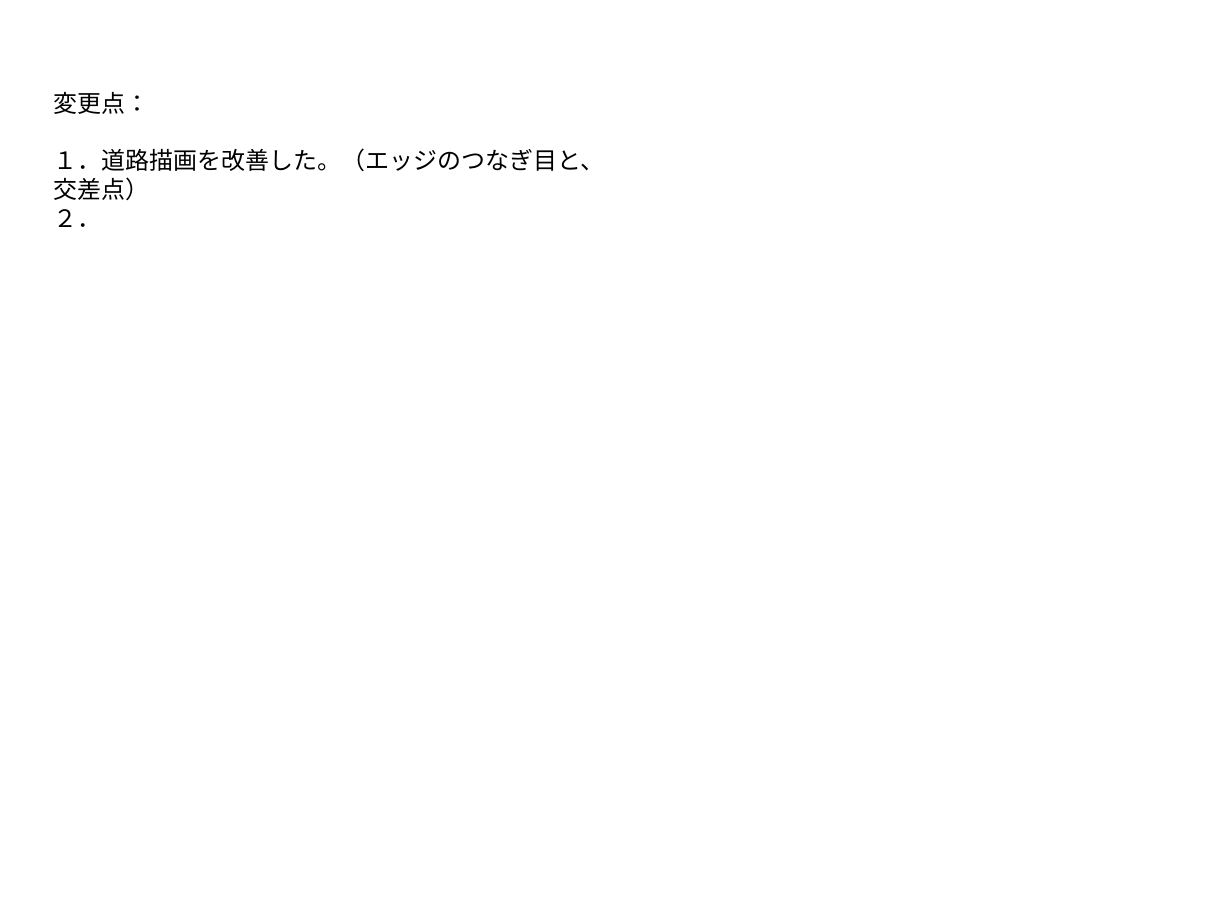
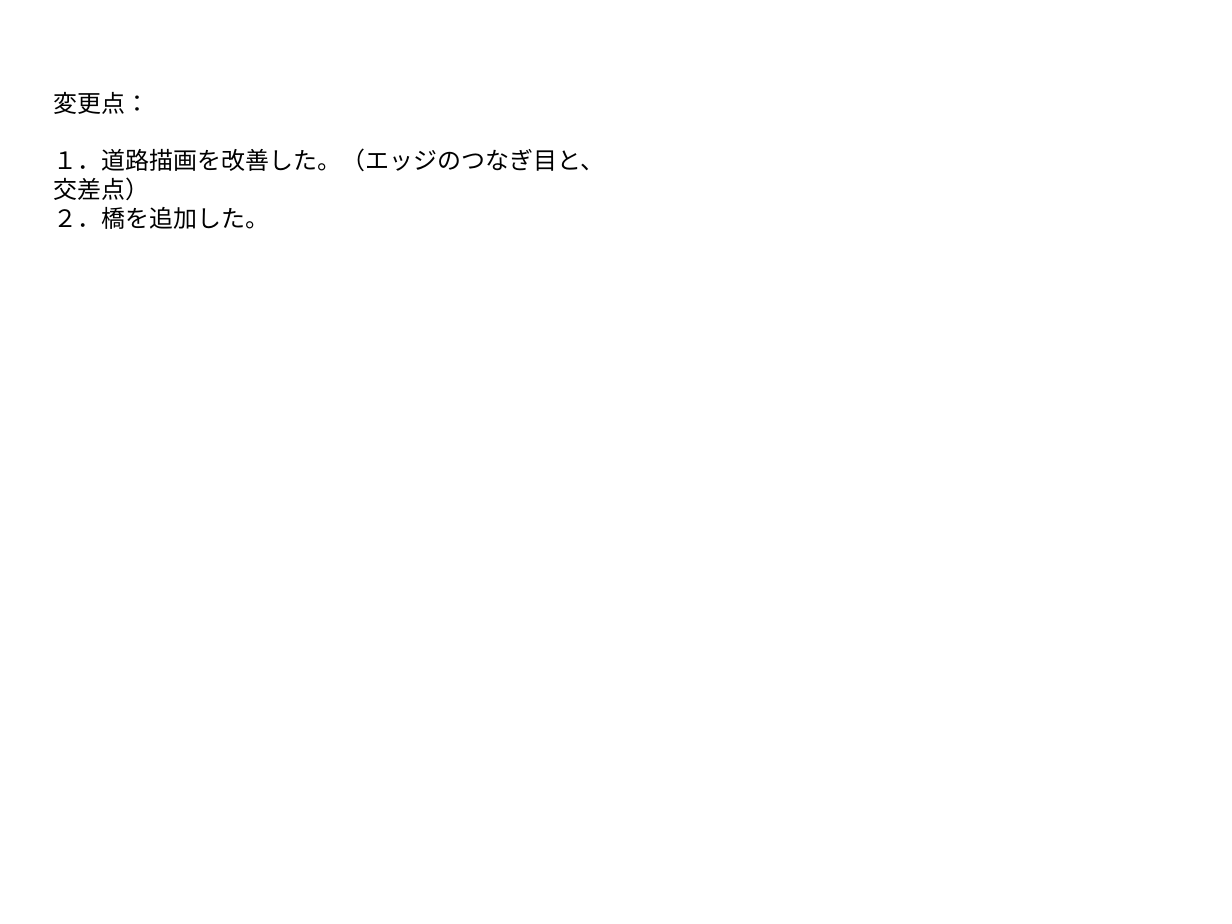
Before and after one commit to gnishida/StreetDesigner, a slide deck: slide 2 of doc/results_20140320/results_20140320.pptx. Drawn at 1232x924 pixels with LibreOffice and Linux fonts; fonts in the diff are those of the drawing. Boxes give left, top, right and bottom in pixels: in the first picture for what was removed or moved away, otherwise in the second. Text is boxed around its words. In the diff, an @@ line names an element or a change of style, - is before the commit and + after.

```diff
--- a/doc/results_20140320/results_20140320.pptx
+++ b/doc/results_20140320/results_20140320.pptx
@@ text at [53,207,269,229]: text changed @@
-２．
+２．橋を追加した。
```
Also in this commit, not shown: 2 slides added, 4 other files.
